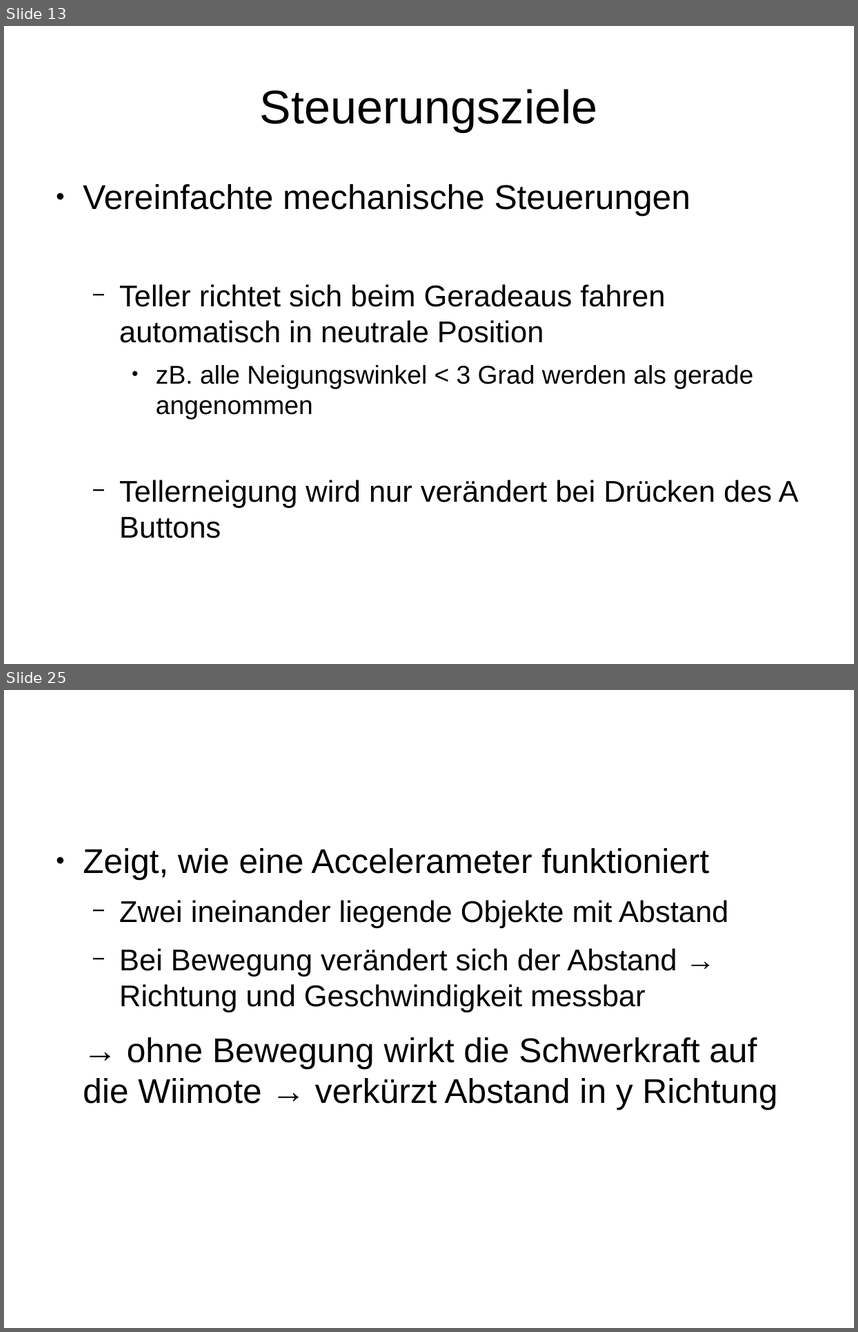
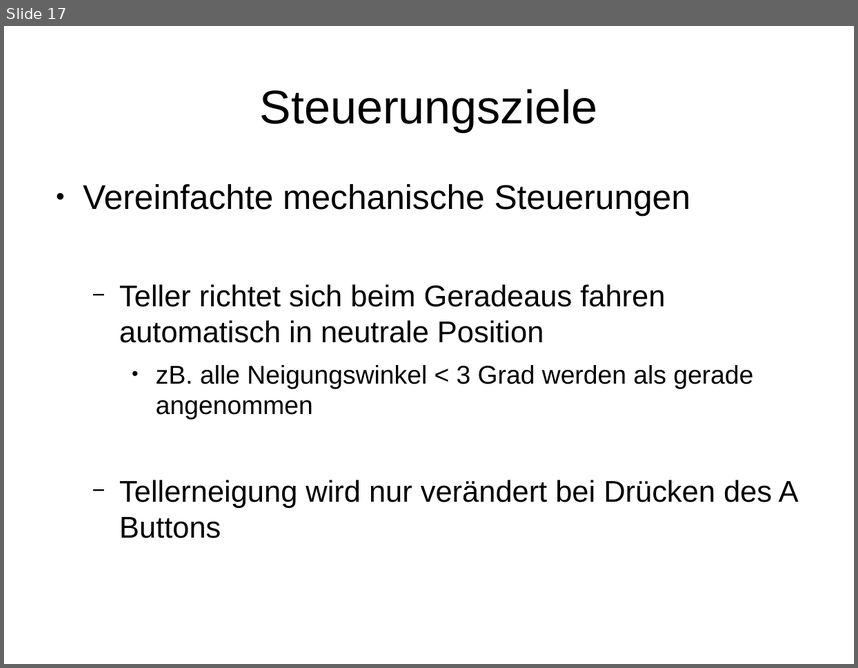
Before and after one commit to plumskl0/Keelan_Neo, a slide deck: VortragMileStoneOne.odp. Shown one above the other, each under a label of ours: slides 13 and 25 before the commit, slide 17 after it; the slides between them are not shown. The pictures are 858x1332 and 858x668 pixels, drawn with LibreOffice and Linux fonts; fonts in the diff are those of the drawing. Boxes give left, top, right and bottom in pixels: in the first picture for what was removed or moved away, otherwise in the second. Text is boxed around its words. In the diff, an @@ line names an element or a change of style, - is before the commit and + after.

```diff
--- a/VortragMileStoneOne.odp
+++ b/VortragMileStoneOne.odp
@@ slide 25 removed at (x1=4, y1=690, x2=854, y2=1328), background #FFFFFF @@
@@ text removed at (x1=83, y1=848, x2=777, y2=1110) @@
-● Zeigt, wie eine Accelerameter funktioniert
-  − Zwei ineinander liegende Objekte mit Abstand
-  − Bei Bewegung verändert sich der Abstand → Richtung und Geschwindigkeit messbar
-→ ohne Bewegung wirkt die Schwerkraft auf die Wiimote → verkürzt Abstand in y Richtung
@@ what was slide 13 is now slide 17 @@
```
Also in this commit, not shown: 3 slides changed, 5 slides added, 12 other slides removed.
